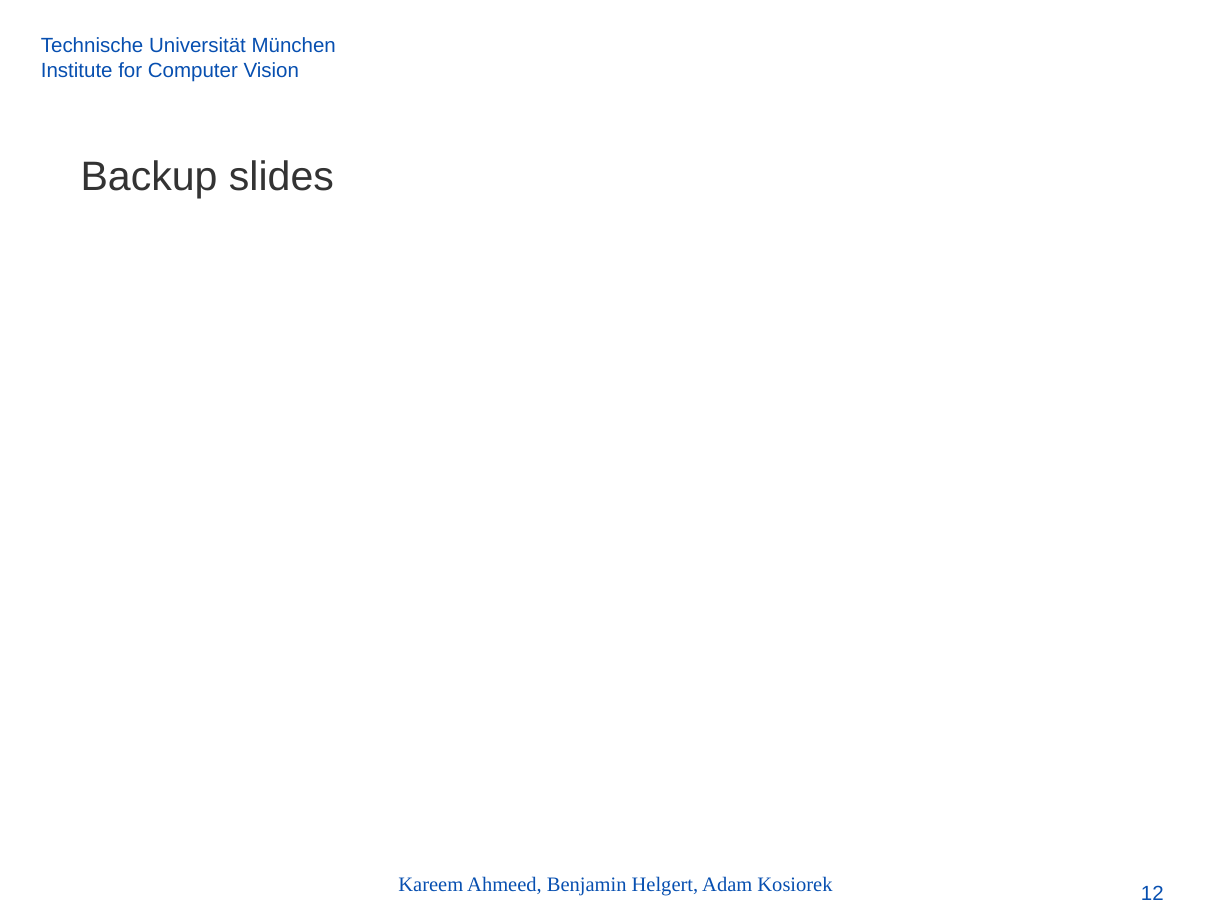
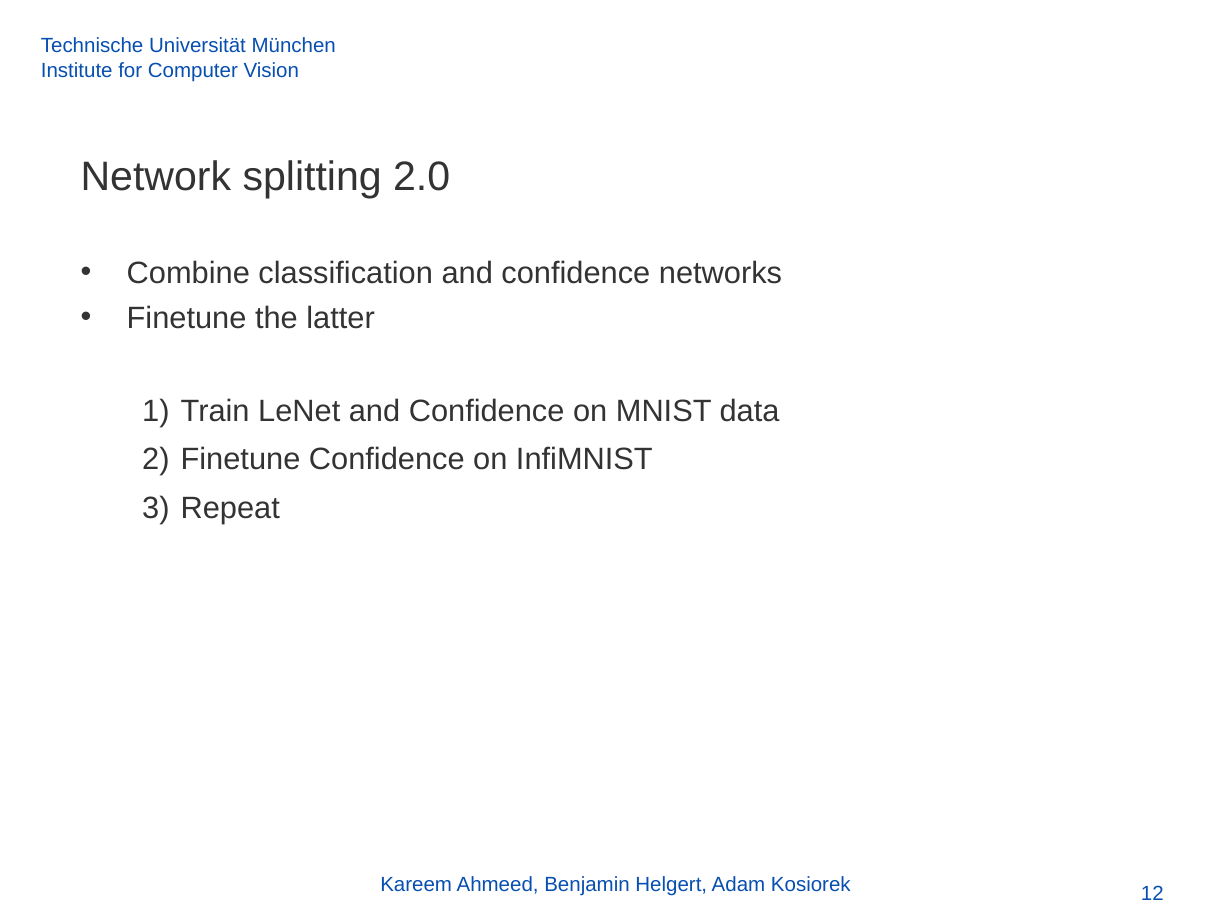
Before and after one commit to akosiorek/uncertainty, a slide deck: slide 12 of models/mlfcv.odp. Drawn at 1232x924 pixels with LibreOffice and Linux fonts; fonts in the diff are those of the drawing; background and template pictures are left out. Boxes give left, top, right and bottom in pixels: in the first picture for what was removed or moved away, otherwise in the second. Text is boxed around its words. In the diff, an @@ line names an element or a change of style, - is before the commit and + after.

```diff
--- a/models/mlfcv.odp
+++ b/models/mlfcv.odp
@@ title at [81, 160, 450, 199]: text changed @@
-Backup slides
+Network splitting 2.0
@@ text added at [127, 260, 782, 523], 18 pt, text #333333 @@
+• Combine classification and confidence networks
+• Finetune the latter
+  1) Train LeNet and Confidence on MNIST data
+  2) Finetune Confidence on InfiMNIST
+  3) Repeat
@@ text "Kareem Ahmeed, Benjamin Helgert, Adam ..." at [380, 876, 851, 896]: font Times New Roman to Arial @@
```
Also in this commit, not shown: 12 other slides changed, 2 slides added.
